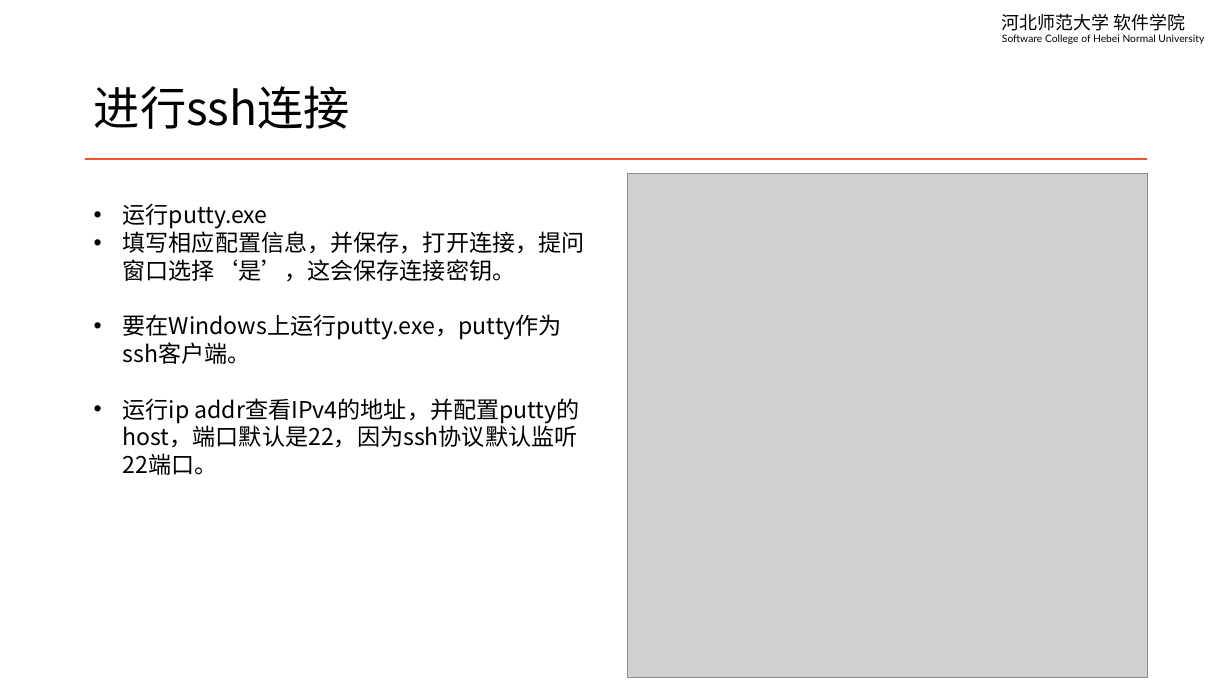
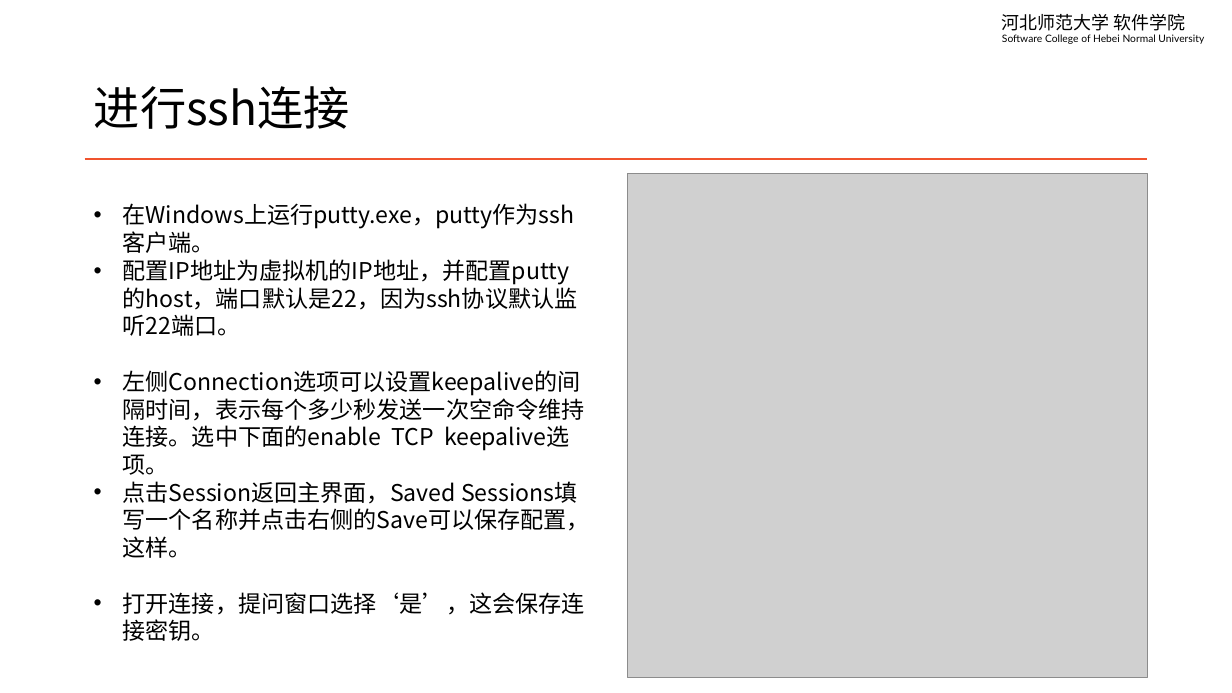
Before and after one commit to edu2act/course-linux-system, a slide deck: slide 31 of materials/slides/ch01-linux-history-and-install.pptx. Drawn at 1232x693 pixels with LibreOffice and Linux fonts; fonts in the diff are those of the drawing; grey boxes stand for pictures. Boxes give left, top, right and bottom in pixels: in the first picture for what was removed or moved away, otherwise in the second. Text is boxed around its words. In the diff, an @@ line names an element or a change of style, - is before the commit and + after.

```diff
--- a/materials/slides/ch01-linux-history-and-install.pptx
+++ b/materials/slides/ch01-linux-history-and-install.pptx
@@ text at (x1=123, y1=203, x2=585, y2=641): text changed @@
-• 运行putty.exe
-• 填写相应配置信息，并保存，打开连接，提问窗口选择‘是’，这会保存连接密钥。
-• 要在Windows上运行putty.exe，putty作为ssh客户端。
-• 运行ip addr查看IPv4的地址，并配置putty的host，端口默认是22，因为ssh协议默认监听22端口。
+• 在Windows上运行putty.exe，putty作为ssh客户端。
+• 配置IP地址为虚拟机的IP地址，并配置putty的host，端口默认是22，因为ssh协议默认监听22端口。
+• 左侧Connection选项可以设置keepalive的间隔时间，表示每个多少秒发送一次空命令维持连接。选中下面的enable TCP keepalive选项。
+• 点击Session返回主界面，Saved Sessions填写一个名称并点击右侧的Save可以保存配置，这样。
+• 打开连接，提问窗口选择‘是’，这会保存连接密钥。
```
Also in this commit, not shown: 3 other slides changed, 5 other files.
